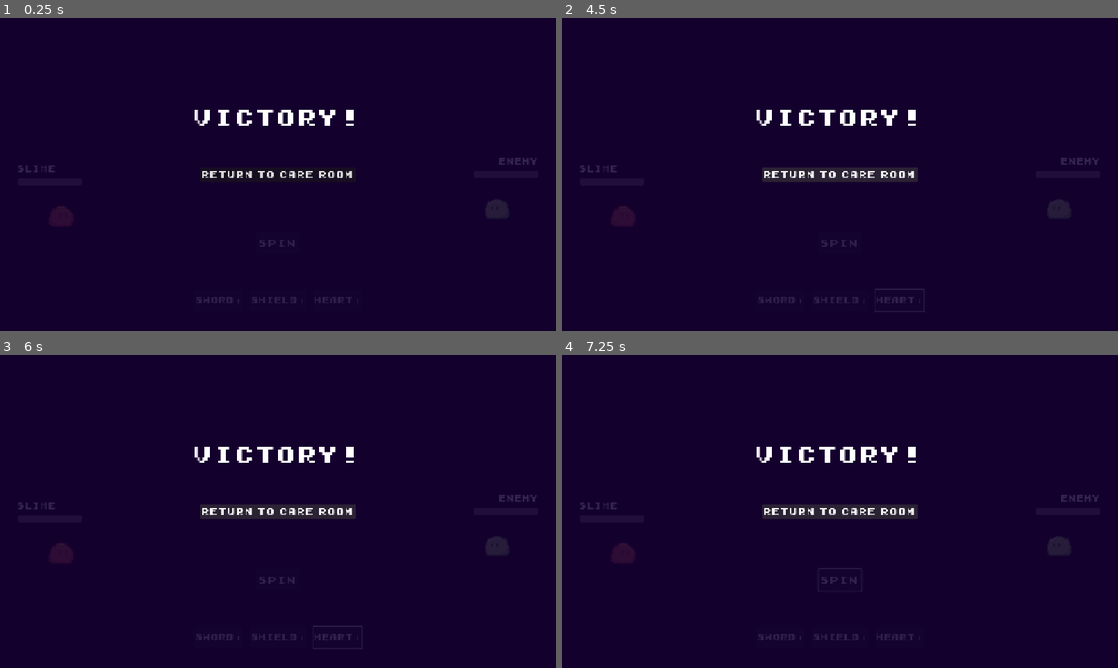
Above: before the commit, frames 1-4 (two rows, left to right).
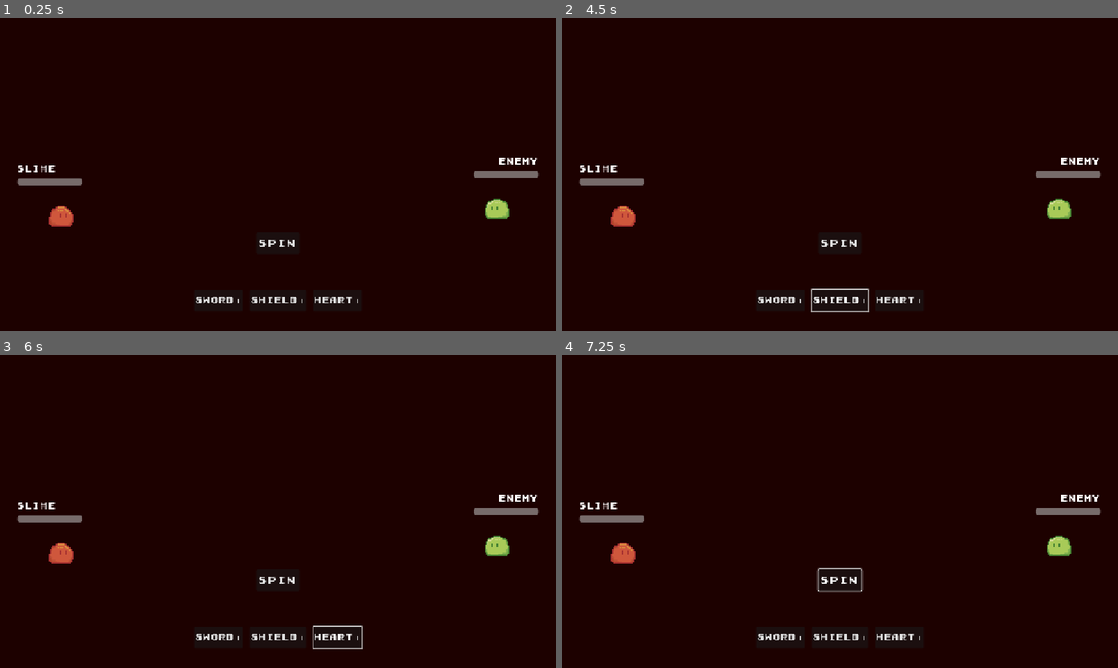
Above: after the commit, the same moments.

Repository: Tortiz-CSUF/slotchi
Game: Godot game, scene res://scenes/battle_arena.tscn
Two runs of this game, one before a commit and one after it. Both use one fixed random seed, a clock stepped at 60 frames per second and the inputs below. The project has no main scene, so this scene is started directly.
Inputs (mouse positions are in pixels of both pictures, inside the frame that each line leads up to):
- Up to frame 1 (0.25 s): no input
- Up to frame 2 (4.5 s): click "Sword+" at 0.5 s; click "Shield+" at 1.25 s; click "Heart+" at 2 s; click "SPIN" at 2.75 s; click (840, 174) at 3.5 s, where only the run before the commit has a clickable "Return to Care Room"; hold Right (ui_right) from 4.28 s (still down)
- Up to frame 3 (6 s): tap Enter (ui_accept) at 5, 5.27, 5.75 s; release Right (ui_right) at 5.03 s; hold Down (ui_down) 5.03-5.78 s; hold Right (ui_right) from 5.78 s (still down)
- Up to frame 4 (7.25 s): tap Enter (ui_accept) at 6.5, 6.77 s; release Right (ui_right) at 6.53 s; hold Up (ui_up) from 6.53 s (still down)

The runs differ from the first frame. In frame 1, 100% of the frame differs, in the area x 0-100%, y 0-100%; in frame 2, 100%; in frame 3, 100%; in frame 4, 100%.

Commit message:
slotchi_Interim_7

Diff:
--- a/scripts/AgilityMiniGame.gd
+++ b/scripts/AgilityMiniGame.gd
@@ -123,4 +123,4 @@
 
 
 func _on_back_pressed() -> void:
-	GameManager.change_scene("res://scenes/care_room.tscn", GameManager.GameState.CARE)
+	GameManager.change_scene("res://scenes/train_select.tscn", GameManager.GameState.TRAINING)
--- a/scripts/BattleArena.gd
+++ b/scripts/BattleArena.gd
@@ -16,11 +16,23 @@
 @onready var return_button: Button = $EndPanel/ReturnButton
 
 
-# Called when the node enters the scene tree for the first time.
+
 func _ready() -> void:
-	pass # Replace with function body.
+	# Set game state
+	GameManager.current_state = GameManager.GameState.BATTLE
+
+	# Reset Player HP for new battle
+	MonsterData.reset_hp()
+
+	# Hide end panel
+	end_panel.visible = false
+	info_label.text = ""
+
+	# Connect return button
+	return_button.pressed.connect(_on_return_pressed)
 
 
-# Called every frame. 'delta' is the elapsed time since the previous frame.
-func _process(delta: float) -> void:
-	pass
+## Return to care room
+func _on_return_pressed() -> void:
+	GameManager.reset_battle_timer()
+	GameManager.change_scene("res://scenes/care_room.tscn", GameManager.GameState.CARE)
--- a/scripts/StaminaMiniGame.gd
+++ b/scripts/StaminaMiniGame.gd
@@ -70,4 +70,4 @@
 
 
 func _on_back_pressed() -> void:
-	GameManager.change_scene("res://scenes/care_room.tscn", GameManager.GameState.CARE)
+	GameManager.change_scene("res://scenes/train_select.tscn", GameManager.GameState.TRAINING)
--- a/scripts/StrengthMiniGame.gd
+++ b/scripts/StrengthMiniGame.gd
@@ -93,4 +93,4 @@
 
 ## Return to care room
 func _on_back_pressed() -> void:
-	GameManager.change_scene("res://scenes/care_room.tscn", GameManager.GameState.CARE)
+	GameManager.change_scene("res://scenes/train_select.tscn", GameManager.GameState.TRAINING)
